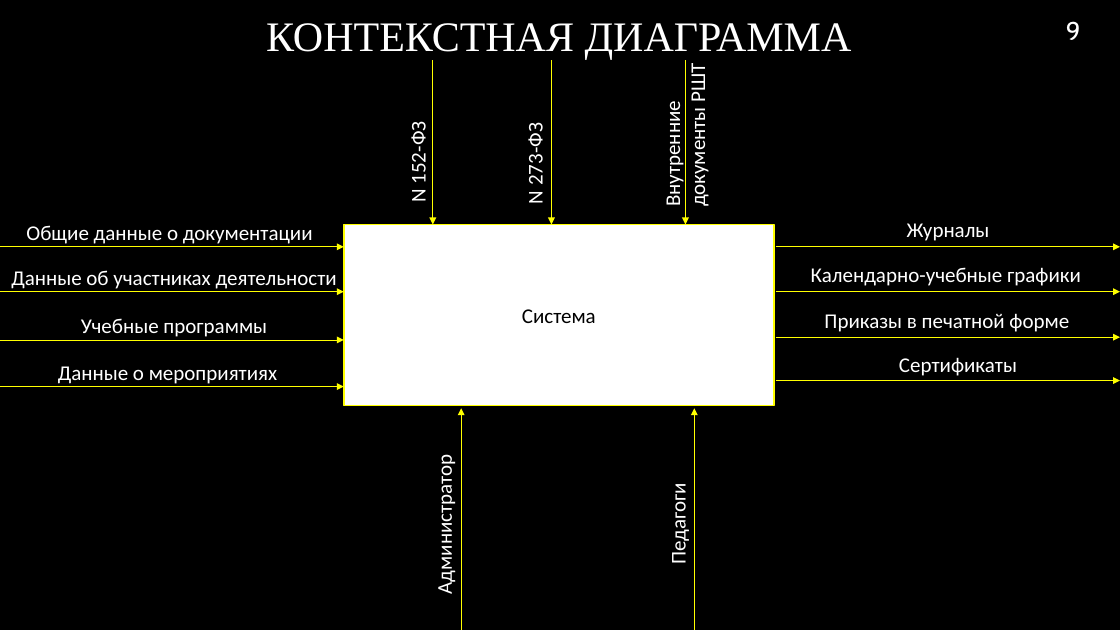
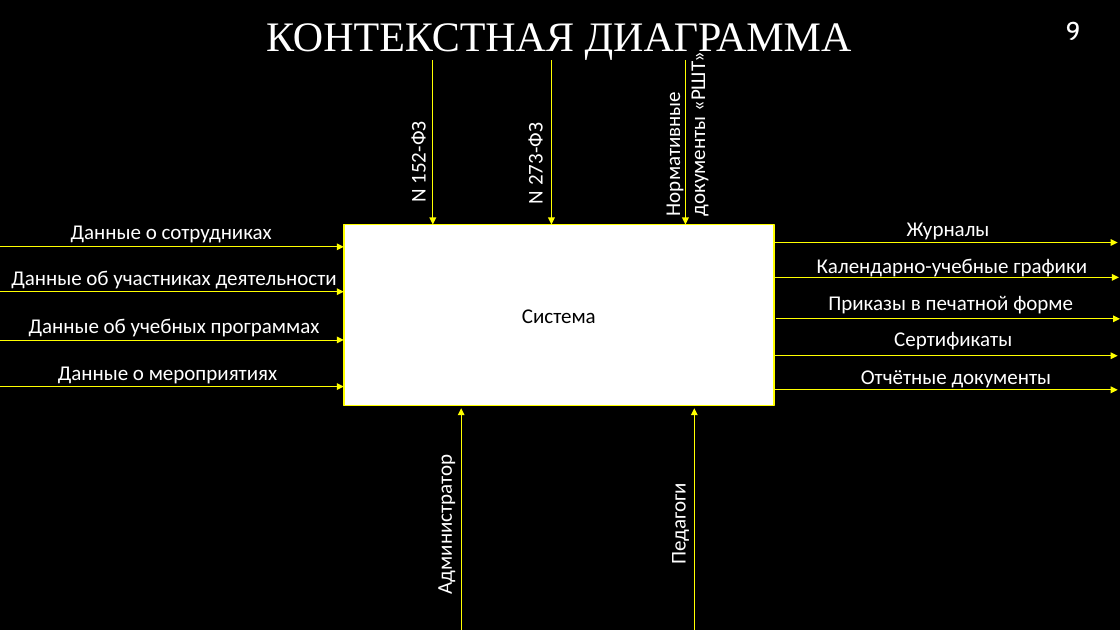
Before and after one commit to RAdKuzur/ASTU, a slide deck: slide 9 of Дипломная работа/Консультации Хоменко/Презентация v5.0 .pptx. Drawn at 1120x630 pixels with LibreOffice and Linux fonts; fonts in the diff are those of the drawing; background and template pictures are left out. Boxes give left, top, right and bottom in pixels: in the first picture for what was removed or moved away, otherwise in the second. Text is boxed around its words. In the diff, an @@ line names an element or a change of style, - is before the commit and + after.

```diff
--- a/Дипломная работа/Консультации Хоменко/Презентация v5.0 .pptx
+++ b/Дипломная работа/Консультации Хоменко/Презентация v5.0 .pptx
@@ text at (x1=660, y1=57, x2=711, y2=214): text changed @@
-Внутренние документы РШТ
+Нормативные документы «РШТ»
@@ text at (x1=71, y1=225, x2=272, y2=243): text changed @@
-Общие данные о документации
+Данные о сотрудниках
@@ arrow moved from (776, 247) - (1120, 247) to (774, 243) - (1118, 243) @@
@@ text "Календарно-учебные графики" moved from (x1=811, y1=267, x2=1081, y2=286) to (x1=817, y1=258, x2=1087, y2=278) @@
@@ arrow moved from (776, 292) - (1120, 292) to (776, 277) - (1119, 277) @@
@@ text "Приказы в печатной форме" moved from (x1=824, y1=313, x2=1069, y2=332) to (x1=828, y1=295, x2=1073, y2=314) @@
@@ text at (x1=29, y1=318, x2=320, y2=337): text changed @@
-Учебные программы
+Данные об учебных программах
@@ arrow moved from (776, 337) - (1120, 337) to (776, 319) - (1120, 319) @@
@@ text "Сертификаты" moved from (x1=899, y1=357, x2=1017, y2=376) to (x1=894, y1=331, x2=1012, y2=350) @@
@@ arrow moved from (776, 381) - (1120, 381) to (774, 356) - (1118, 356) @@
@@ text added at (x1=861, y1=370, x2=1052, y2=390), 18 pt, text #FFFFFF @@
+Отчётные документы
@@ arrow added from (774, 390) to (1118, 390), #FFFF00 0.75 pt @@
```
Also in this commit, not shown: 5 other slides changed.
